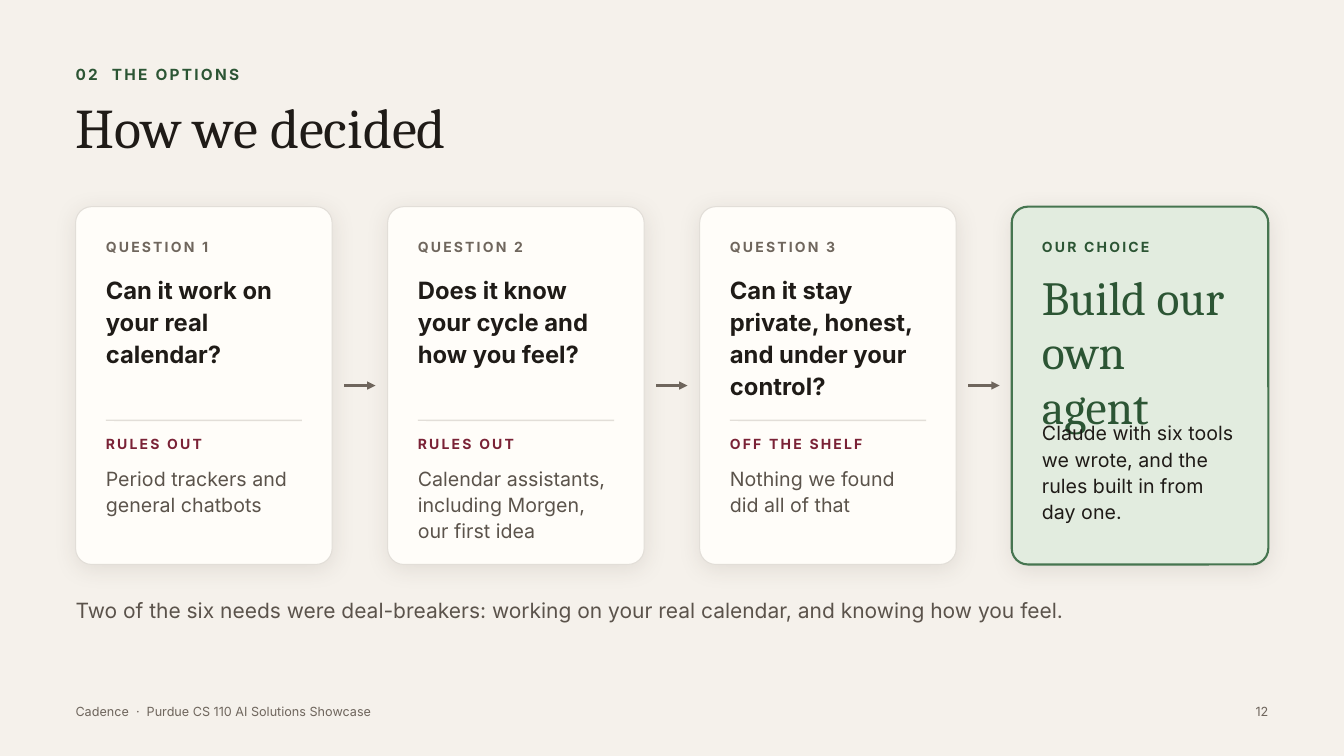
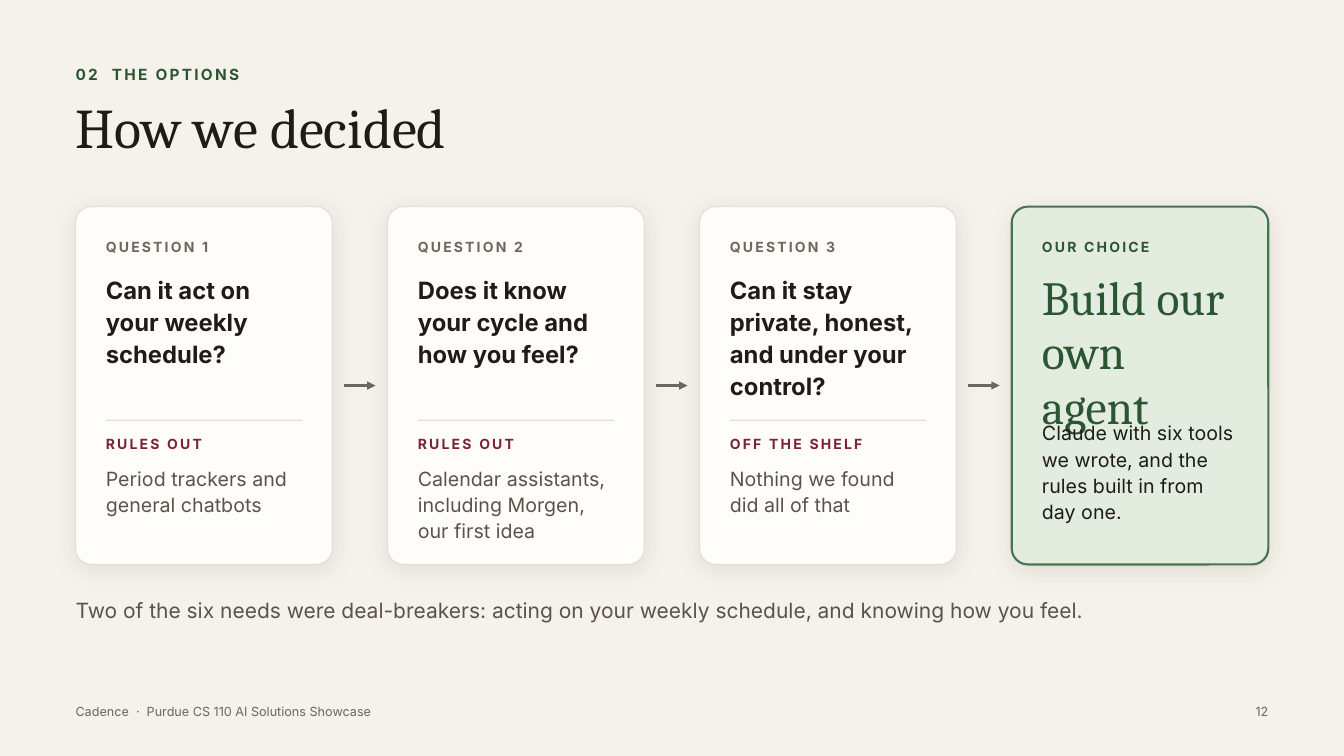
Before and after one commit to tarushvkodes/cadence, a slide deck: slide 12 of deck/Cadence-Capstone.pptx. Drawn at 1344x756 pixels with LibreOffice and Linux fonts; fonts in the diff are those of the drawing. Boxes give left, top, right and bottom in pixels: in the first picture for what was removed or moved away, otherwise in the second. Text is boxed around its words. In the diff, an @@ line names an element or a change of style, - is before the commit and + after.

```diff
--- a/deck/Cadence-Capstone.pptx
+++ b/deck/Cadence-Capstone.pptx
@@ text at (106,280,250,364): text changed @@
-Can it work on your real calendar?
+Can it act on your weekly schedule?
@@ text at (76,602,1083,623): text changed @@
-Two of the six needs were deal-breakers: working on your real calendar, and knowing how you feel.
+Two of the six needs were deal-breakers: acting on your weekly schedule, and knowing how you feel.
```
Also in this commit, not shown: 2 other slides changed, 6 other files.
